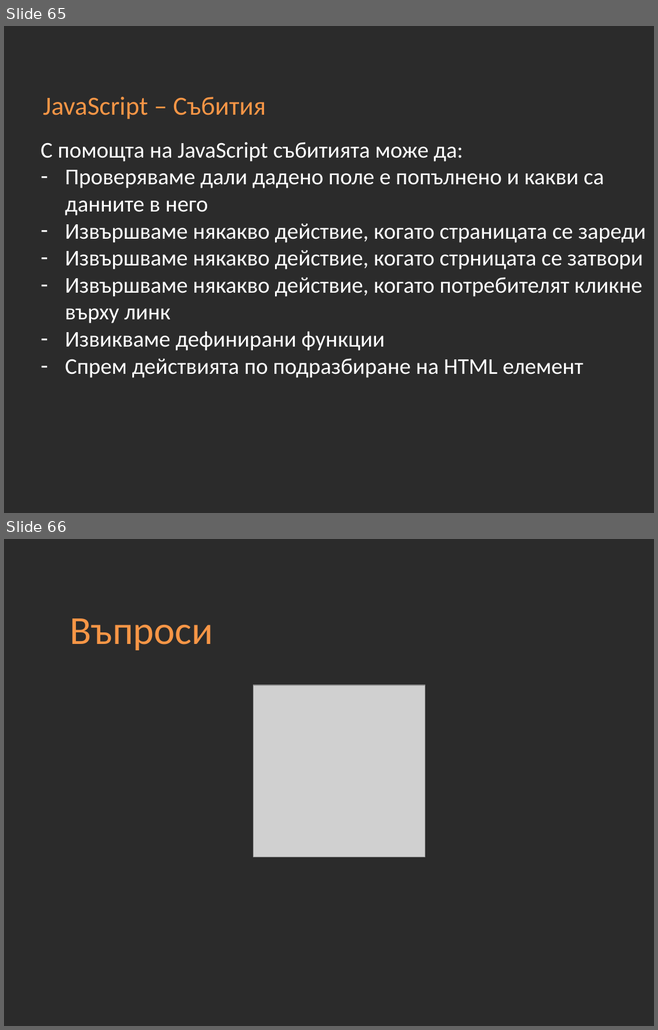
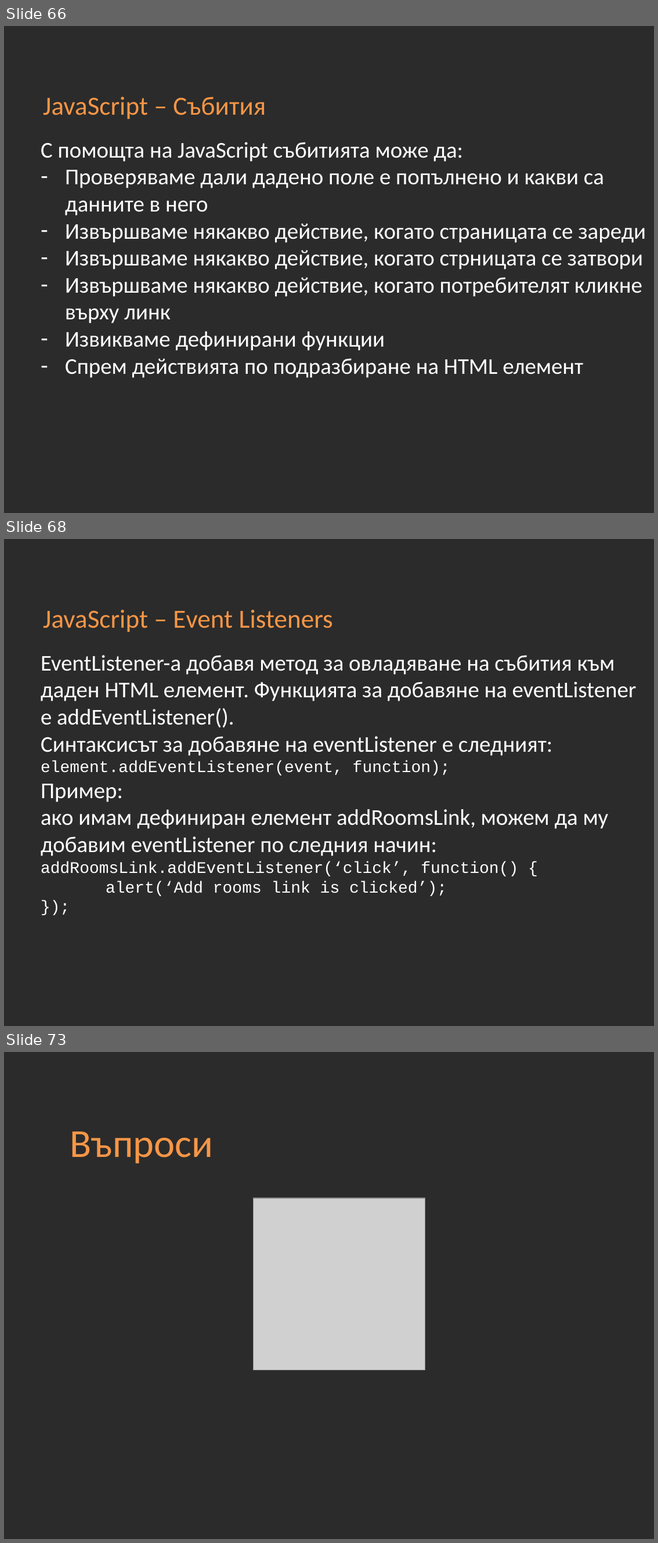
Before and after one commit to Academy-Soft-Intellect/Front-End-Course, a slide deck: 10-JavaScript-Basics.pptx. Shown one above the other, each under a label of ours: slides 65 and 66 before the commit, slides 66, 68 and 73 after it; the slides between them are not shown. The pictures are 658x1030 and 658x1543 pixels, drawn with LibreOffice and Linux fonts; fonts in the diff are those of the drawing; grey boxes stand for pictures; background and template pictures are left out; a plain dark background stands for a picture behind light text. Boxes give left, top, right and bottom in pixels: in the first picture for what was removed or moved away, otherwise in the second. Text is boxed around its words. In the diff, an @@ line names an element or a change of style, - is before the commit and + after.

```diff
--- a/10-JavaScript-Basics.pptx
+++ b/10-JavaScript-Basics.pptx
@@ slide 68 added at <box>4,539,654,1026</box>, background picture (left out) @@
@@ title added at <box>43,610,333,632</box>, 29 pt, text #F79646 @@
+JavaScript – Еvent Listeners
@@ text added at <box>41,655,636,896</box>, 25 pt, text #FFFFFF @@
+EventListener-a добавя метод за овладяване на събития към даден HTML елемент. Функцията за добавяне на eventListener е addEventListener().
+Синтаксисът за добавяне на eventListener е следният:
+element.addEventListener(event, function);
+Пример:
+ако имам дефиниран елемент addRoomsLink, можем да му добавим eventListener по следния начин:
+addRoomsLink.addEventListener(‘click’, function() {
+alert(‘Add rooms link is clicked’);
+});
@@ what was slide 65 is now slide 66 @@
@@ what was slide 66 is now slide 73 @@
```
Also in this commit, not shown: 6 other slides added.
